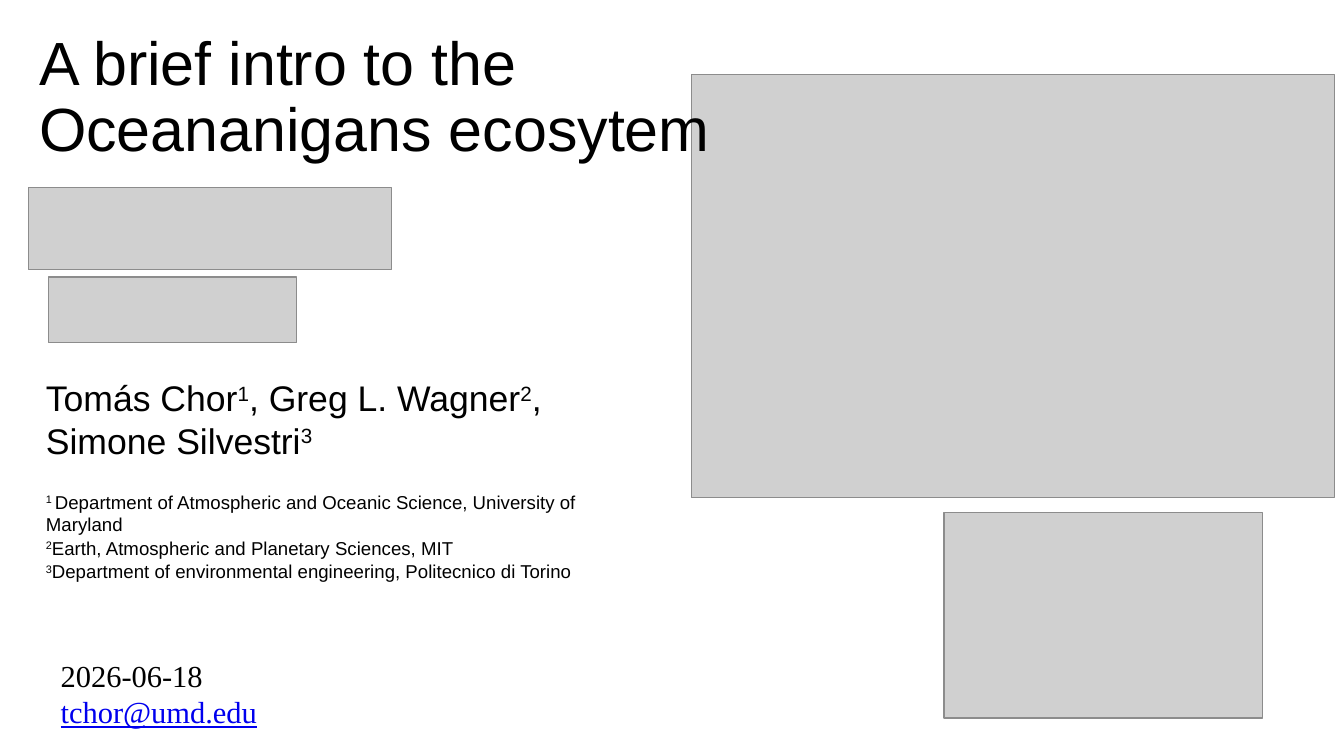
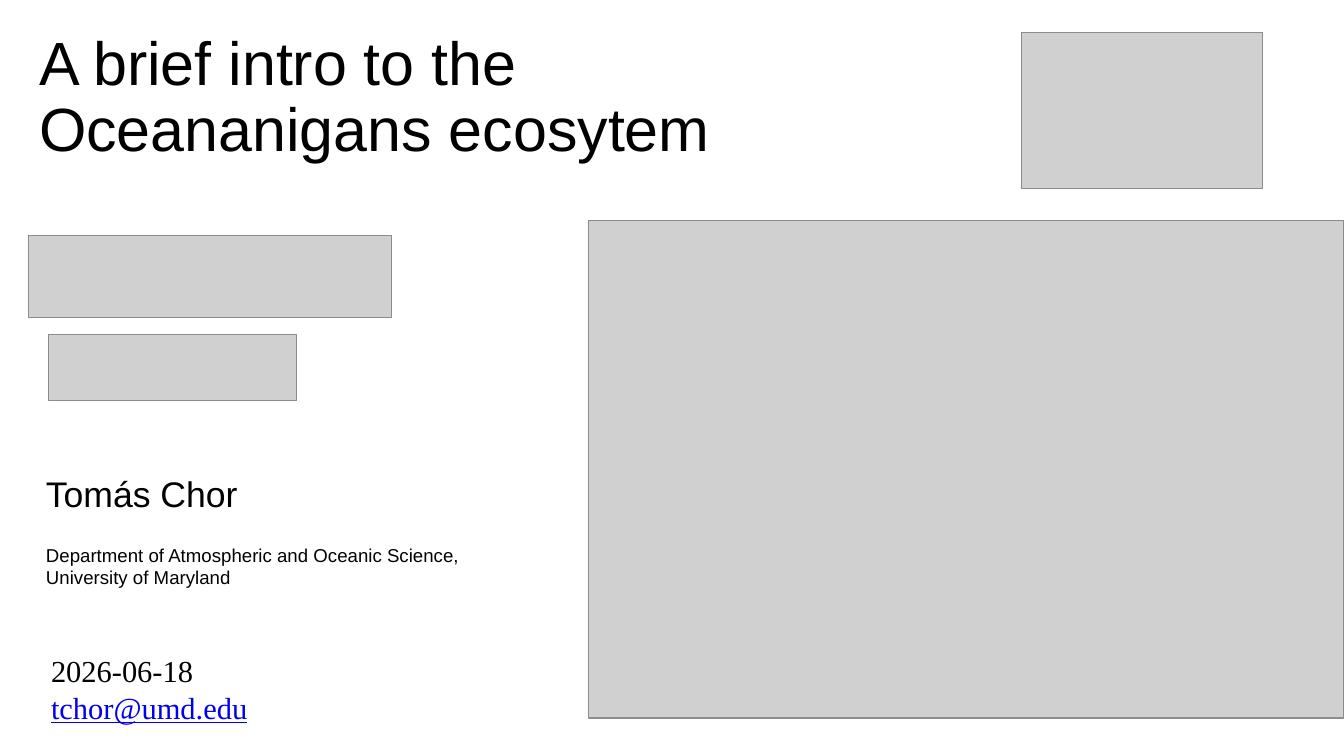
Before and after one commit to tomchor/oceananigans_tutorial_20260618, a slide deck: slide 1 of intro_Oceananigans_cicese_2026.odp. Drawn at 1344x756 pixels with LibreOffice and Linux fonts; fonts in the diff are those of the drawing; grey boxes stand for pictures. Boxes give left, top, right and bottom in pixels: in the first picture for what was removed or moved away, otherwise in the second. Text is boxed around its words. In the diff, an @@ line names an element or a change of style, - is before the commit and + after.

Commit message:
last changes to presentation

```diff
--- a/intro_Oceananigans_cicese_2026.odp
+++ b/intro_Oceananigans_cicese_2026.odp
@@ picture resized from (x1=944, y1=513, x2=1262, y2=720) to (x1=1022, y1=33, x2=1264, y2=189) @@
@@ picture moved from (x1=28, y1=188, x2=391, y2=270) to (x1=28, y1=235, x2=391, y2=317) @@
@@ picture resized from (x1=692, y1=74, x2=1334, y2=498) to (x1=589, y1=221, x2=1344, y2=718) @@
@@ picture moved from (x1=49, y1=277, x2=298, y2=343) to (x1=49, y1=335, x2=298, y2=401) @@
@@ text at (x1=46, y1=480, x2=459, y2=588): text changed @@
-Tomás Chor1, Greg L. Wagner2, Simone Silvestri3
-1 Department of Atmospheric and Oceanic Science, University of Maryland
-2Earth, Atmospheric and Planetary Sciences, MIT
-3Department of environmental engineering, Politecnico di Torino
+Tomás Chor
+Department of Atmospheric and Oceanic Science, University of Maryland
@@ text "2026-06-18" moved from (x1=61, y1=666, x2=257, y2=729) to (x1=51, y1=661, x2=247, y2=725) @@
```
Also in this commit, not shown: 2 other slides changed.
